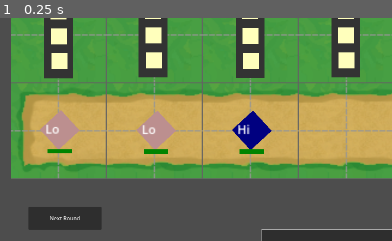
Above: before the commit, frame 1.
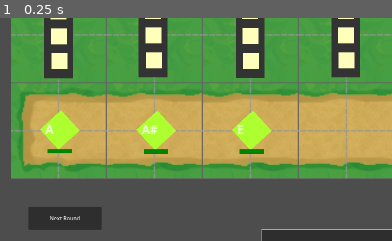
Above: after the commit, the same moment.

Repository: levyy7/Phantom-Frequencies
Game: Godot game, scene res://main_scene.tscn
Two runs of this game, one before a commit and one after it. Both use one fixed random seed, a clock stepped at 60 frames per second and the inputs below.
Inputs:
- Up to frame 1 (0.25 s): no input
The pictures show only the part of the screen within x 0-50%, y 8-58%; the shares and areas given below are measured in that part.

The runs differ from the first frame. In frame 1, 2.8% of the frame differs, in the area x 10-70%, y 41-60%.

Commit message:
rebasing

Diff:
--- /dev/null
+++ b/enemy/damage/interval_pref.gd
@@ -0,0 +1,18 @@
+class_name IntervalPreference extends Preference
+
+var color = Color.GREEN_YELLOW
+var text = "I"
+var interval = 0
+func fulfilled(frequencies) -> bool:
+	if len(frequencies)==2:
+		var bigger=max(frequencies[0].frequency,frequencies[1].frequency)
+		var smaller=min(frequencies[0].frequency,frequencies[1].frequency)
+		return round(12*log((bigger/smaller))/log(2.0))==interval
+
+	return false
+
+
+
+func init(intervalSize):
+	interval=intervalSize
+	text="I"+str(interval)
--- /dev/null
+++ b/enemy/damage/note_pref.gd
@@ -0,0 +1,22 @@
+class_name NotePreference extends Preference
+
+var color = Color.GREEN_YELLOW
+var text = "A"
+var freq = 440.0
+func fulfilled(frequencies) -> bool:
+	for fre in frequencies:
+		if(fre.frequency==freq):
+			return true
+	return false
+
+var notes=["A","A#","B","C","C#","D","D#","E","F","F#","G","G#"]
+var noteFreqs=[440.0,469.0+1/3.0,495.0,528.0,550.0,586.0+2.0/3.0,618.75,660.0,704.0,733.0+1.0/3.0,792.0,825.0]
+#func notetofreq(note):
+#	return 440.0*2**(notes.find(note,0)/12.0)
+
+
+
+func init(note):
+	text=note
+	freq=noteFreqs[notes.find(note,0)]
+	print(text,freq)
--- /dev/null
+++ b/enemy/damage/octave_enemy.gd
@@ -0,0 +1,9 @@
+class_name OctavePreference extends Preference
+
+var color = Color.GREEN_YELLOW
+var text = "Oc"
+func fulfilled(frequencies) -> bool:
+	if len(frequencies)==2:
+		if frequencies[0].frequency/frequencies[1].frequency==2 or frequencies[1].frequency/frequencies[0].frequency==2:
+			return true
+	return false
--- a/enemy/enemy.gd
+++ b/enemy/enemy.gd
@@ -69,6 +69,8 @@
 	#if hp <= 0:
 	#	die()
 
+func _on_hovered():
+	print(prefText)
 
 func become_affected(frequencies):
 	if preferences[0].fulfilled(frequencies):
--- a/level/level.gd
+++ b/level/level.gd
@@ -11,6 +11,17 @@
 			preferences.append(HighFrequencyPreference.new())
 		if pref == "Lo":
 			preferences.append(LowFrequencyPreference.new())
+		if pref == "Oc":
+			preferences.append(OctavePreference.new())
+		if pref in ["A","A#","B","C","C#","D","D#","E","F","F#","G","G#"]:
+			var notePref= NotePreference.new()
+			notePref.init(pref)
+			preferences.append(notePref)
+		elif pref[0] == "I":
+			var interval = int(pref.right(-1))
+			var intPref= IntervalPreference.new()
+			intPref.init(interval)
+			preferences.append(intPref)
 	return preferences
 
 func getInitialGhosts():
--- a/main_scene.gd
+++ b/main_scene.gd
@@ -3,9 +3,10 @@
 
 var is_paused: bool = true
 var upcomingGhosts = []
-var level0 = Level.create_level("level0","introduces pitches",8,["Lo","Lo","Hi"],["Lo->Hi","Hi->Hi","Lo->Lo"])
+var level0 = Level.create_level("level0","introduces pitches",8,["Hi","Lo","Lo"],["Hi","Lo->Hi->Hi","Lo->Lo->Hi","Lo->Hi->Hi","Lo->Lo->Hi"])
+var levelTest = Level.create_level("levelT","",8,["A","A#","E"],["Hi","Oc->Hi->Hi","Lo->Lo->Hi","Lo->Hi->Hi","Lo->Lo->Hi"])
 
-var levels = [level0]
+var levels = [level0,levelTest]
 func init_level(level):
 	var initalGhosts = level.getInitialGhosts()
 	upcomingGhosts = level.getUpcomingGhosts()
@@ -44,7 +45,7 @@
 func _ready() -> void:
 	# TODO: make better default enemies
 	setup_ui_connections()
-	init_level(levels[0])
+	init_level(levels[1])
 
 func setup_ui_connections() -> void:
 	var slots = get_tree().get_nodes_in_group("tower_slot")
